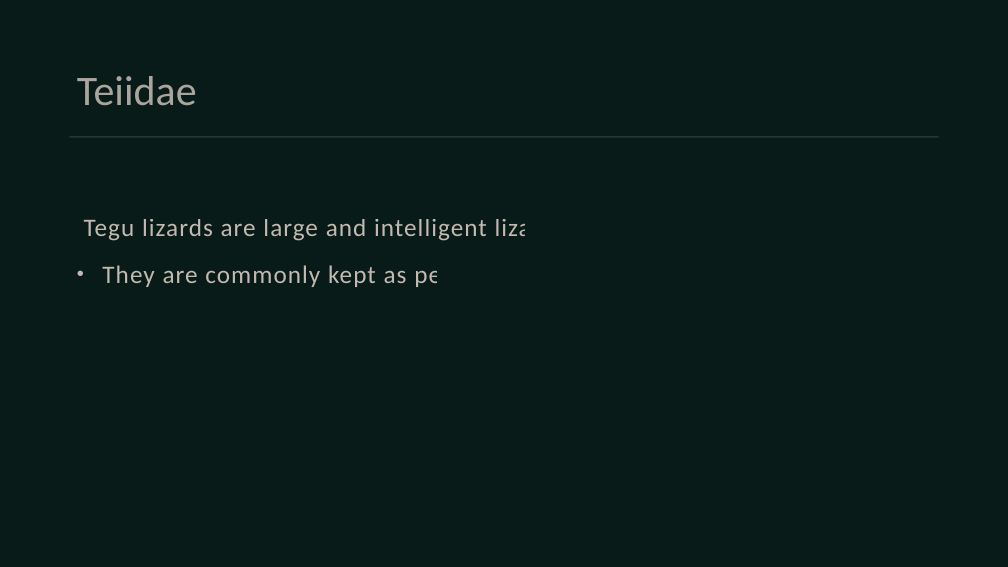
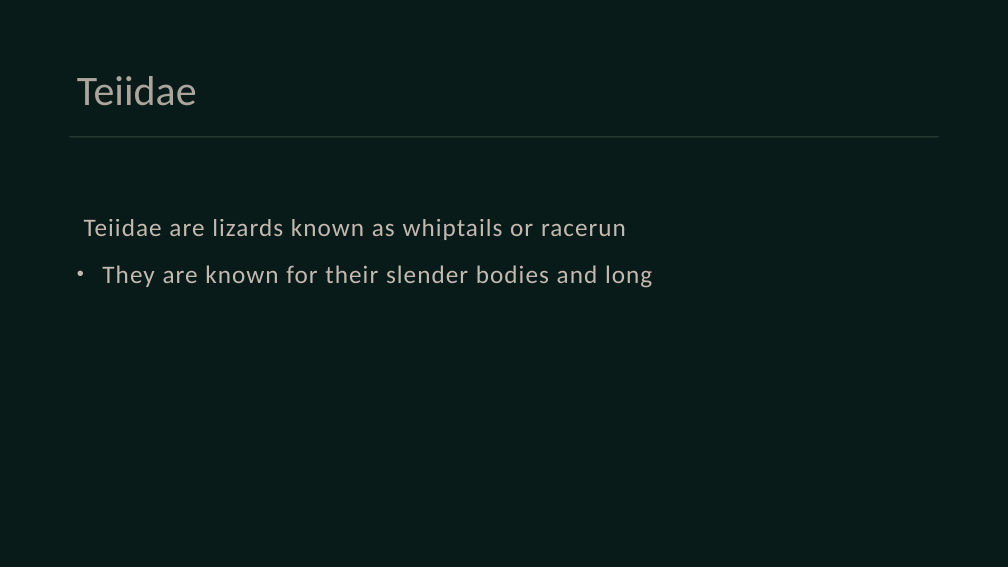
Before and after one commit to Rayaan-khan428/Research2Slides, a slide deck: slide 5 of pdfextraction/content/output/A Survey of South American Lizards Biodiversity and Ecological.pptx. Drawn at 1008x567 pixels with LibreOffice and Linux fonts; fonts in the diff are those of the drawing. Boxes give left, top, right and bottom in pixels: in the first picture for what was removed or moved away, otherwise in the second. Text is boxed around its words. In the diff, an @@ line names an element or a change of style, - is before the commit and + after.

```diff
--- a/pdfextraction/content/output/A Survey of South American Lizards Biodiversity and Ecological.pptx
+++ b/pdfextraction/content/output/A Survey of South American Lizards Biodiversity and Ecological.pptx
@@ text at [84, 219, 681, 288]: text changed @@
-• Tegu lizards are large and intelligent lizards.
-  They are commonly kept as pets.
+• Teiidae are lizards known as whiptails or racerunners.
+  They are known for their slender bodies and long tails.
```
Also in this commit, not shown: 10 other slides changed, 3 slides added, 10 other files.
